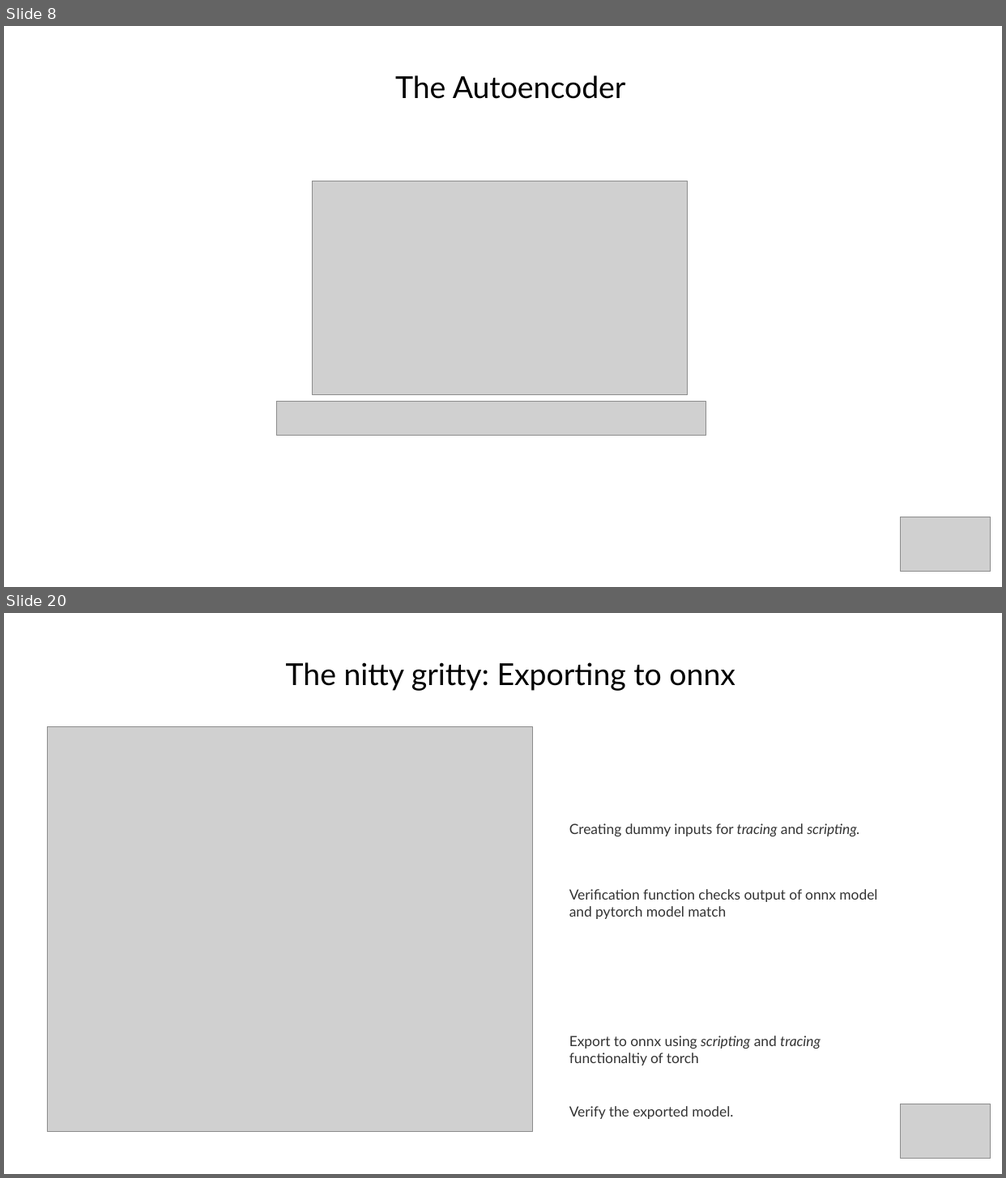
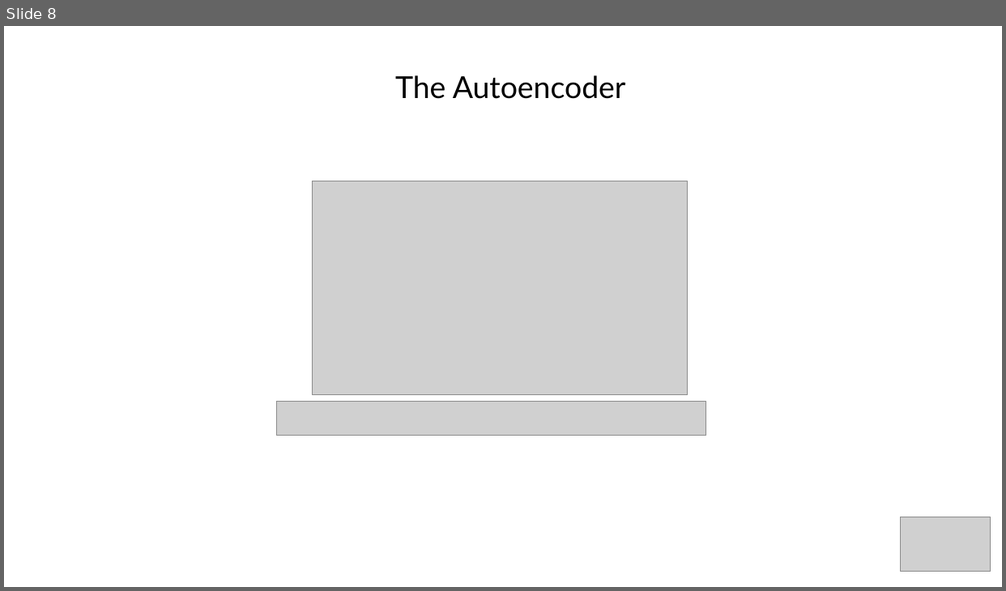
Before and after one commit to akinwilson/heed, a slide deck: representation-learning.odp. Shown one above the other, each under a label of ours: slides 8 and 20 before the commit, slide 8 after it; the slides between them are not shown. The pictures are 1006x1178 and 1006x591 pixels, drawn with LibreOffice and Linux fonts; fonts in the diff are those of the drawing; grey boxes stand for pictures. Boxes give left, top, right and bottom in pixels: in the first picture for what was removed or moved away, otherwise in the second. Text is boxed around its words. In the diff, an @@ line names an element or a change of style, - is before the commit and + after.

```diff
--- a/representation-learning.odp
+++ b/representation-learning.odp
@@ slide 20 removed at (4, 613, 1002, 1174), background #FFFFFF @@
@@ title removed at (286, 662, 735, 691) @@
-The nitty gritty: Exporting to onnx
@@ picture removed at (48, 727, 533, 1132) @@
@@ title removed at (569, 824, 859, 837) @@
-Creating dummy inputs for tracing and scripting.
@@ title removed at (569, 889, 877, 919) @@
-Verification function checks output of onnx model and pytorch model match
@@ title removed at (569, 1036, 820, 1066) @@
-Export to onnx using scripting and tracing functionaltiy of torch
@@ title removed at (569, 1106, 733, 1119) @@
-Verify the exported model.
@@ picture removed at (901, 1104, 991, 1159) @@
```
Also in this commit, not shown: 10 slides added, 14 other slides removed, 6 other files.
